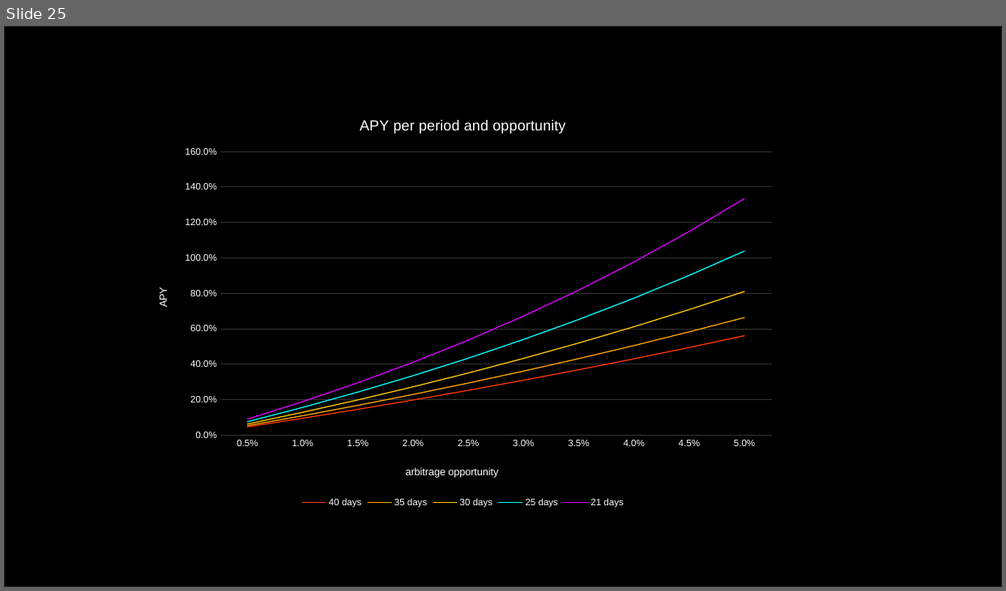
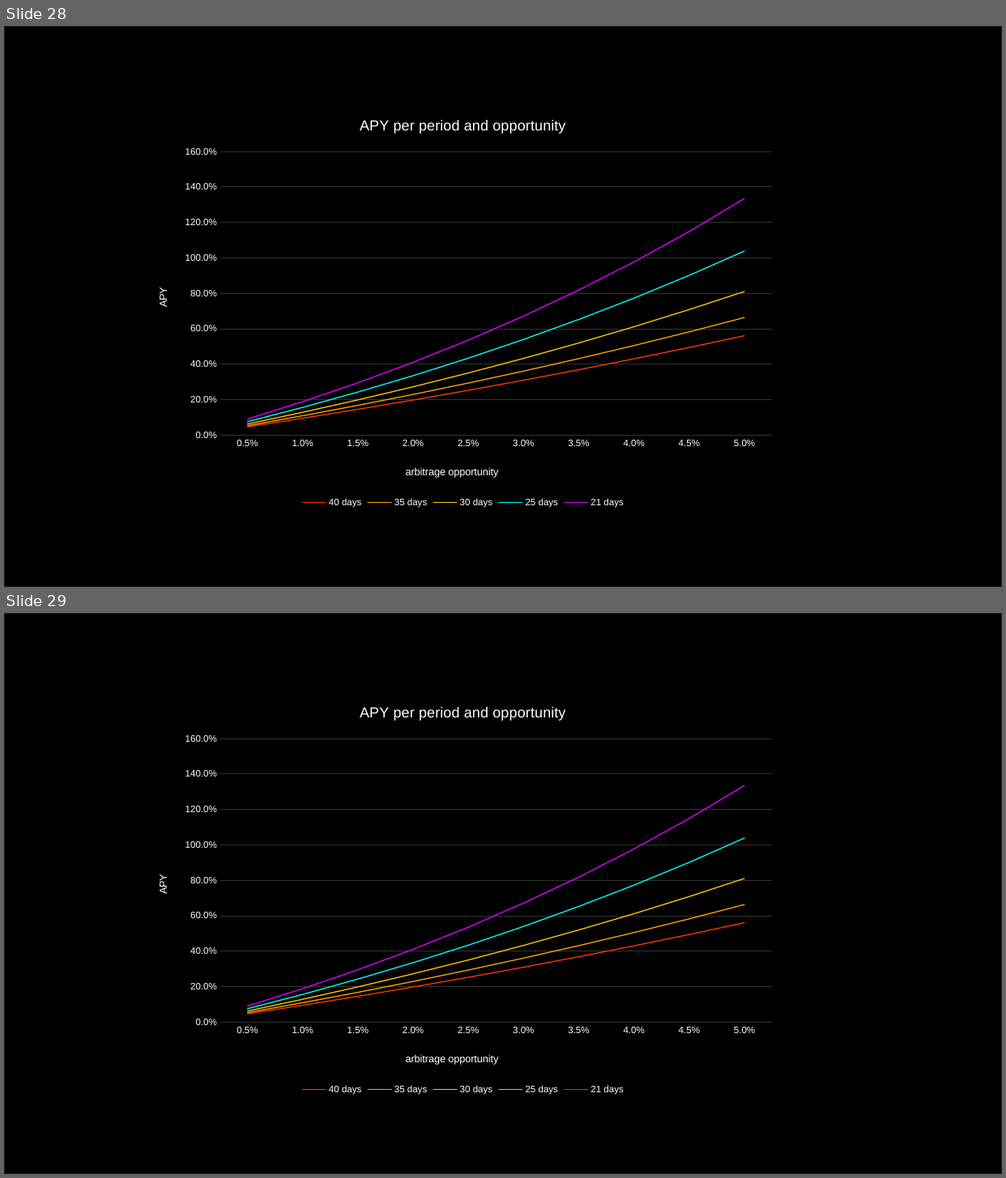
Before and after one commit to erisprotocol/docs, a slide deck: _assets/eris.pptx. Shown one above the other, each under a label of ours: slide 25 before the commit, slides 28 and 29 after it. The pictures are 1006x591 and 1006x1178 pixels, drawn with LibreOffice and Linux fonts; fonts in the diff are those of the drawing. Boxes give left, top, right and bottom in pixels: in the first picture for what was removed or moved away, otherwise in the second. Text is boxed around its words. In the diff, an @@ line names an element or a change of style, - is before the commit and + after.

```diff
--- a/_assets/eris.pptx
+++ b/_assets/eris.pptx
@@ slide 29 added at (4, 613, 1002, 1174), background #F6F8F8 @@
@@ rectangle added at (4, 613, 1002, 1174), fill #000000, outline #202020 1 pt @@
@@ line chart added at (141, 689, 785, 1099) @@
+title "APY per period and opportunity "
+categories: 5.0000000000000001E-3, 0.01, 1.4999999999999999E-2, 0.02, 2.5000000000000001E-2, 0.03, 3.5000000000000003E-2, 0.04, 4.4999999999999998E-2, 0.05
+40 days: 0.05, 0.1, 0.15, 0.2, 0.25, 0.31, 0.37, 0.43, 0.49, 0.56
+35 days: 0.05, 0.11, 0.17, 0.23, 0.29, 0.36, 0.43, 0.51, 0.58, 0.66
+30 days: 0.06, 0.13, 0.2, 0.27, 0.35, 0.43, 0.52, 0.61, 0.71, 0.81
+25 days: 0.08, 0.16, 0.24, 0.34, 0.43, 0.54, 0.65, 0.77, 0.9, 1.04
+21 days: 0.09, 0.19, 0.3, 0.41, 0.54, 0.67, 0.82, 0.98, 1.15, 1.34
@@ what was slide 25 is now slide 28 @@
```
Also in this commit, not shown: 2 slides changed, 3 other slides added, 17 other files.
